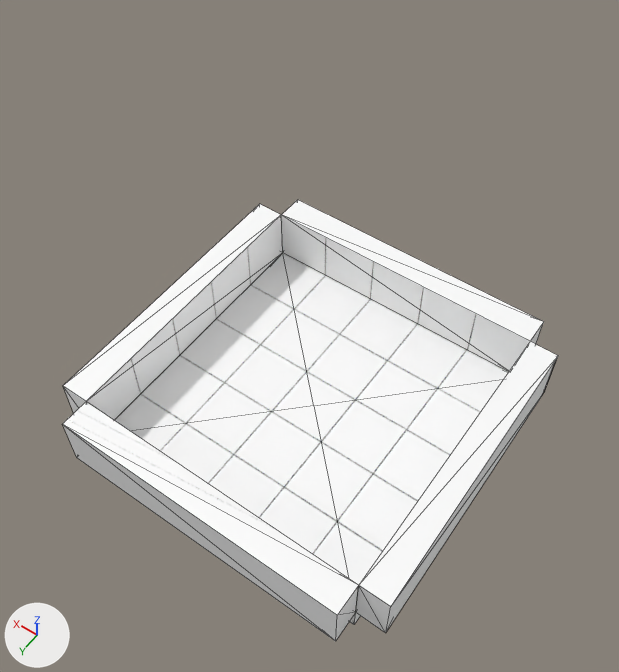
Before and after pictures for a commit that changed the glTF model BaseFramework 3D/Asset/Models/Stage/Stage1-1.gltf.
Before and after are seen from a 50 mm camera at (-18.1, 25.9, 49.9) aimed at (-0.7, 1.4, 11.5). Every picture has the same lights, and +X, +Y and +Z are marked at lower left. The older version comes first. Mesh edges are drawn as thin lines. Where no turn or scale is listed for an object, it has been applied to the vertices. Vertices at exactly the same position are counted once.

Objects in the first picture: '立方体', '立方体.001', '立方体.002', '立方体.003', '立方体.004'.
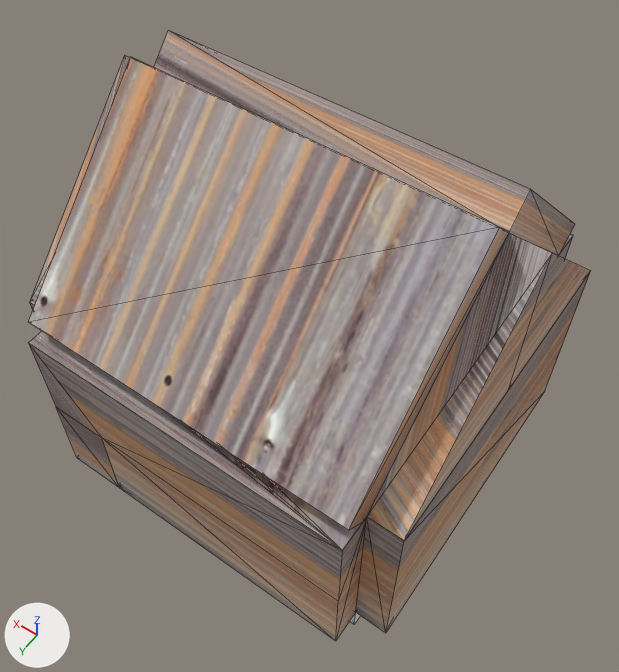
Boxes [x1, y1, x2, y2] around the edits, measured in the pictures (619 x 672 px):
'立方体.006', added
    after: [28, 57, 509, 530]
'立方体.001', reshaped, moved, rescaled, recoloured (14% wider, 30% taller)
    before: [63, 402, 359, 641]
    after: [28, 331, 367, 641]
'立方体.007', added
    after: [367, 233, 590, 540]
'立方体.005', added
    after: [154, 31, 575, 256]
'立方体.003', recoloured, moved, rescaled (16% wider, 24% taller)
    before: [356, 341, 558, 633]
    after: [356, 271, 591, 633]
'立方体.002', recoloured, moved, rescaled (mostly hidden afterwards)
    before: [281, 200, 544, 372]
    after: [559, 234, 573, 259]
'立方体.004', recoloured
    both: [30, 204, 283, 420]
'立方体.008', added (mostly hidden)
    after: [30, 56, 130, 305]
part 1 of me_立方体_001, added
    after: [28, 343, 367, 641]
'立方体', unchanged, covered by the edit
    before: [115, 253, 508, 624]
    after: [349, 613, 360, 624]

Diff of the bpy script that builds the scene:
```diff
--- a/BaseFramework 3D/Asset/Models/Stage/Stage1-1.gltf.py
+++ b/BaseFramework 3D/Asset/Models/Stage/Stage1-1.gltf.py
@@ me_立方体_001 @@
 # used by ob_立方体_001; location = (0.0, 11.0, 4.0); scale = (10.0, 1.0, 2.0)
-me_立方体_001.from_pydata(...)  # 8 vertices, 12 faces; spans x -1.0..1.0, y -1.0..1.0, z -1.0..1.0
-me_立方体_001.materials.append(mat_マテリアル)  # picture img_tile
+me_立方体_001.from_pydata(...)  # 27 vertices, 42 faces; spans x -1.0..1.0, y -1.0..1.0, z -1.0..1.0
+# me_立方体_001 part 1: 19 vertices added at x -1.0..1.0, y -1.0..1.0, z -1.0..1.0
+me_立方体_001.materials.append(mat_マテリアル_001)  # picture img_targeted_image
@@ me_立方体_002 @@
 me_立方体_002.from_pydata(...)  # 8 vertices, 12 faces; spans x -1.0..1.0, y -1.0..1.0, z -1.0..1.0
-me_立方体_002.materials.append(mat_マテリアル)  # picture img_tile
+me_立方体_002.materials.append(mat_マテリアル_001)  # picture img_targeted_image
@@ me_立方体_003 @@
 me_立方体_003.from_pydata(...)  # 8 vertices, 12 faces; spans x -1.0..1.0, y -1.0..1.0, z -1.0..1.0
-me_立方体_003.materials.append(mat_マテリアル)  # picture img_tile
+me_立方体_003.materials.append(mat_マテリアル_001)  # picture img_targeted_image
@@ me_立方体_004 @@
 me_立方体_004.from_pydata(...)  # 8 vertices, 12 faces; spans x -1.0..1.0, y -1.0..1.0, z -1.0..1.0
-me_立方体_004.materials.append(mat_マテリアル)  # picture img_tile
+me_立方体_004.materials.append(mat_マテリアル_001)  # picture img_targeted_image
@@ ob_立方体_001 @@
 ob_立方体_001 = bpy.data.objects.new('立方体.001', me_立方体_001)
-ob_立方体_001.location = (0.0, 11.0, 4.0)
-ob_立方体_001.scale = (10.0, 1.0, 2.0)
+ob_立方体_001.location = (0.0, 11.0, 8.0)
+ob_立方体_001.scale = (10.0, 1.0, 6.0)
@@ ob_立方体_002 @@
 ob_立方体_002 = bpy.data.objects.new('立方体.002', me_立方体_002)
-ob_立方体_002.location = (0.0, -11.0, 4.0)
-ob_立方体_002.scale = (10.0, 1.0, 2.0)
+ob_立方体_002.location = (0.0, -11.0, 8.0)
+ob_立方体_002.scale = (10.0, 1.0, 6.0)
@@ ob_立方体_003 @@
 ob_立方体_003 = bpy.data.objects.new('立方体.003', me_立方体_003)
-ob_立方体_003.location = (-11.0, 0.0, 4.0)
-ob_立方体_003.scale = (1.0, 10.0, 2.0)
+ob_立方体_003.location = (-11.0, 0.0, 8.0)
+ob_立方体_003.scale = (1.0, 10.0, 6.0)
@@ ob_立方体_008 @@
+ob_立方体_008 = bpy.data.objects.new('立方体.008', me_立方体_008)  # 8 vertices, 12 faces; spans x -1.0..1.0, y -10.0..10.0, z -5.0..5.0; in mat_マテリアル_001 (picture img_targeted_image)
+ob_立方体_008.location = (11.0, 0.0, 19.0)
@@ ob_立方体_007 @@
+ob_立方体_007 = bpy.data.objects.new('立方体.007', me_立方体_007)  # 8 vertices, 12 faces; spans x -1.0..1.0, y -10.0..10.0, z -5.0..5.0; in mat_マテリアル_001 (picture img_targeted_image)
+ob_立方体_007.location = (-11.0, 0.0, 19.0)
@@ ob_立方体_006 @@
+ob_立方体_006 = bpy.data.objects.new('立方体.006', me_立方体_006)  # 8 vertices, 12 faces; spans x -10.0..10.0, y -5.8..5.8, z -5.8..5.8; in mat_マテリアル_001 (picture img_targeted_image)
+ob_立方体_006.location = (0.0, 5.76, 19.66)
@@ ob_立方体_005 @@
+ob_立方体_005 = bpy.data.objects.new('立方体.005', me_立方体_005)  # 8 vertices, 12 faces; spans x -10.0..10.0, y -5.8..5.8, z -5.8..5.8; in mat_マテリアル_001 (picture img_targeted_image)
+ob_立方体_005.location = (0.0, -5.76, 19.66)
```
